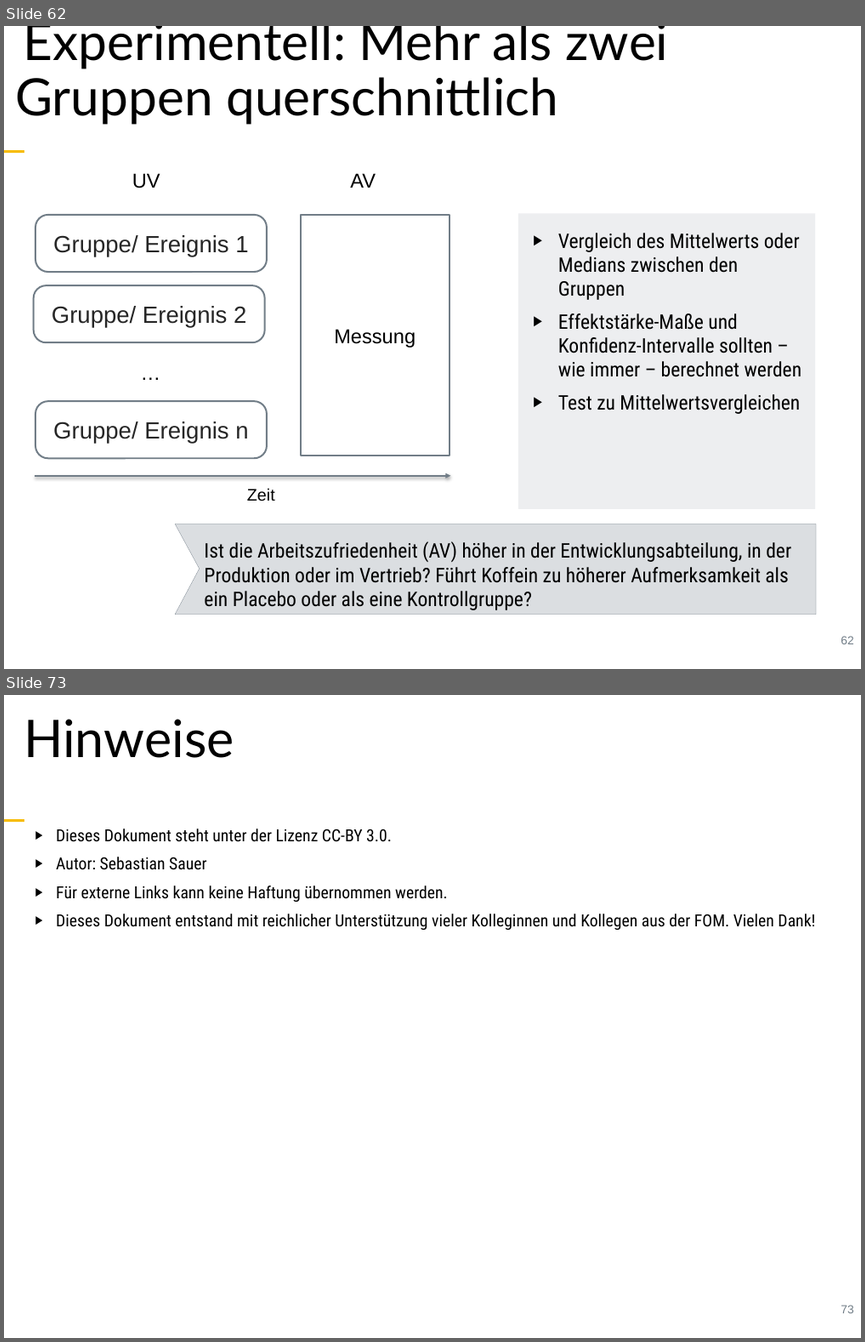
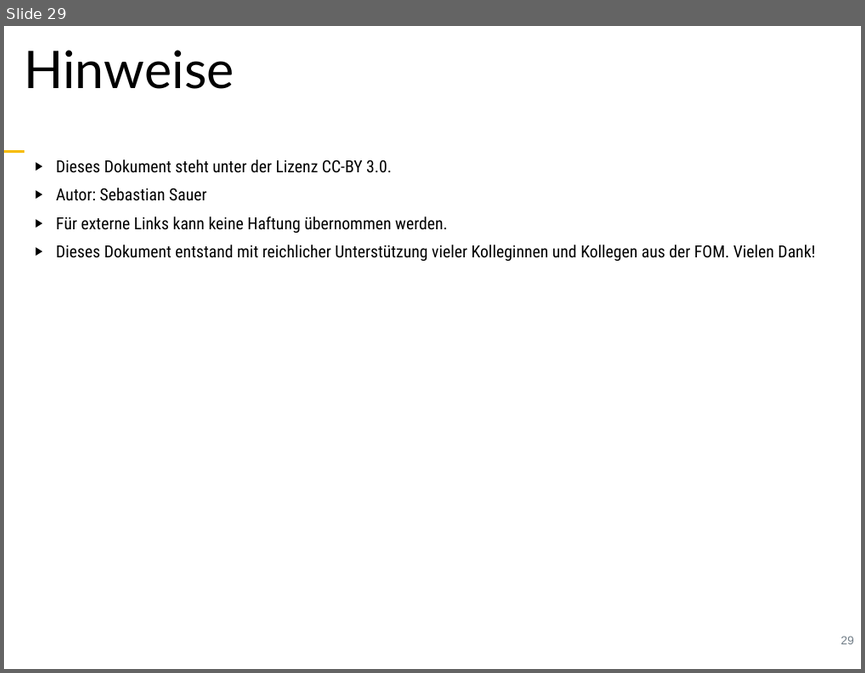
Before and after one commit to sebastiansauer/fopra, a slide deck: Skript-Folien/FoPra-Thema04.pptx. Shown one above the other, each under a label of ours: slides 62 and 73 before the commit, slide 29 after it; the slides between them are not shown. The pictures are 865x1342 and 865x673 pixels, drawn with LibreOffice and Linux fonts; fonts in the diff are those of the drawing. Boxes give left, top, right and bottom in pixels: in the first picture for what was removed or moved away, otherwise in the second. Text is boxed around its words. In the diff, an @@ line names an element or a change of style, - is before the commit and + after.

```diff
--- a/Skript-Folien/FoPra-Thema04.pptx
+++ b/Skript-Folien/FoPra-Thema04.pptx
@@ slide 62 removed at [4, 26, 861, 669], background #FFFFFF; not listed: 1 template element that a slide beside it also shows @@
@@ text removed at [15, 26, 669, 125] @@
-Experimentell: Mehr als zwei Gruppen querschnittlich
@@ ellipse removed at [575, 126, 758, 201] @@
@@ text removed at [132, 173, 160, 188] @@
-UV
@@ text removed at [350, 173, 375, 188] @@
-AV
@@ rounded rectangle removed at [35, 215, 267, 272] @@
-Gruppe/ Ereignis 1
@@ rectangle removed at [301, 215, 449, 455] @@
@@ rectangle removed at [518, 213, 815, 509] @@
@@ text removed at [558, 233, 802, 414] @@
-▶︎ Vergleich des Mittelwerts oder Medians zwischen den Gruppen
-▶︎ Effektstärke-Maße und Konfidenz-Intervalle sollten – wie immer – berechnet werden
-▶︎ Test zu Mittelwertsvergleichen
@@ rounded rectangle removed at [34, 286, 265, 343] @@
-Gruppe/ Ereignis 2
@@ text removed at [334, 329, 415, 347] @@
-Messung
@@ text removed at [137, 356, 166, 387] @@
-…
@@ rounded rectangle removed at [35, 401, 267, 458] @@
-Gruppe/ Ereignis n
@@ arrow removed from (35, 476) to (450, 476) @@
@@ text removed at [247, 488, 275, 501] @@
-Zeit
@@ freeform shape removed at [19, 524, 193, 614] @@
@@ freeform shape removed at [175, 524, 817, 614] @@
@@ text removed at [204, 541, 791, 610] @@
-Ist die Arbeitszufriedenheit (AV) höher in der Entwicklungsabteilung, in der Produktion oder im Vertrieb? Führt Koffein zu höherer Aufmerksamkeit als ein Placebo oder als eine Kontrollgruppe?
@@ page number removed at [840, 635, 853, 644] @@
-62
@@ what was slide 73 is now slide 29 @@
@@ page number at [840, 635, 853, 644]: text changed @@
-73
+29
```
Also in this commit, not shown: 4 slides changed, 2 slides added, 45 other slides removed, 9 other files.
